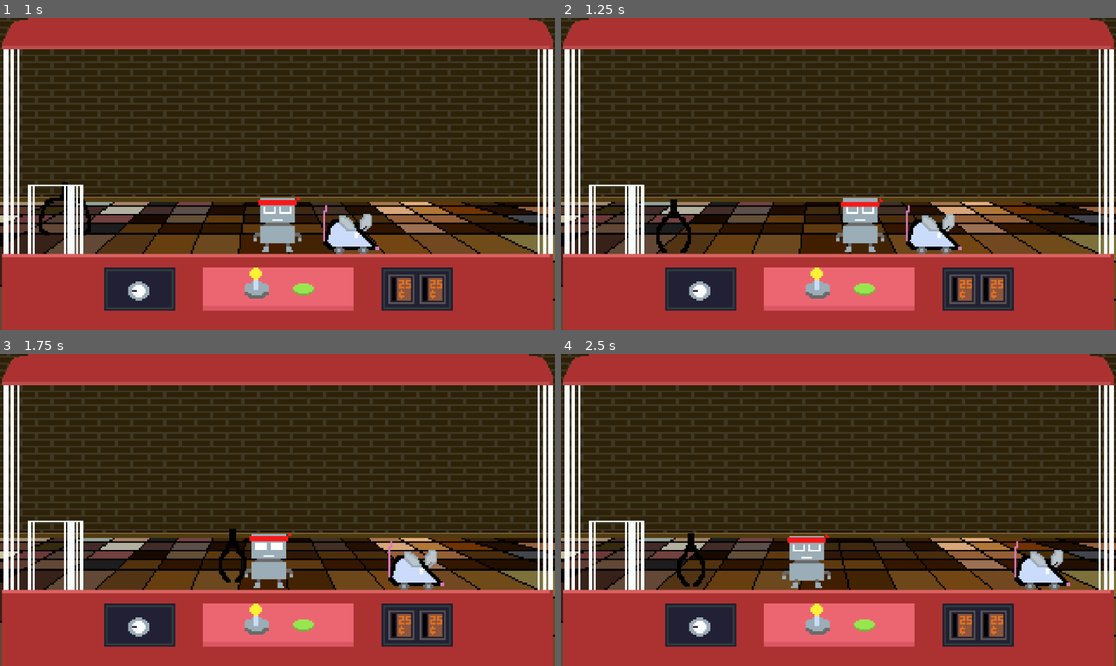
Above: before the commit, frames 1-4 (two rows, left to right).
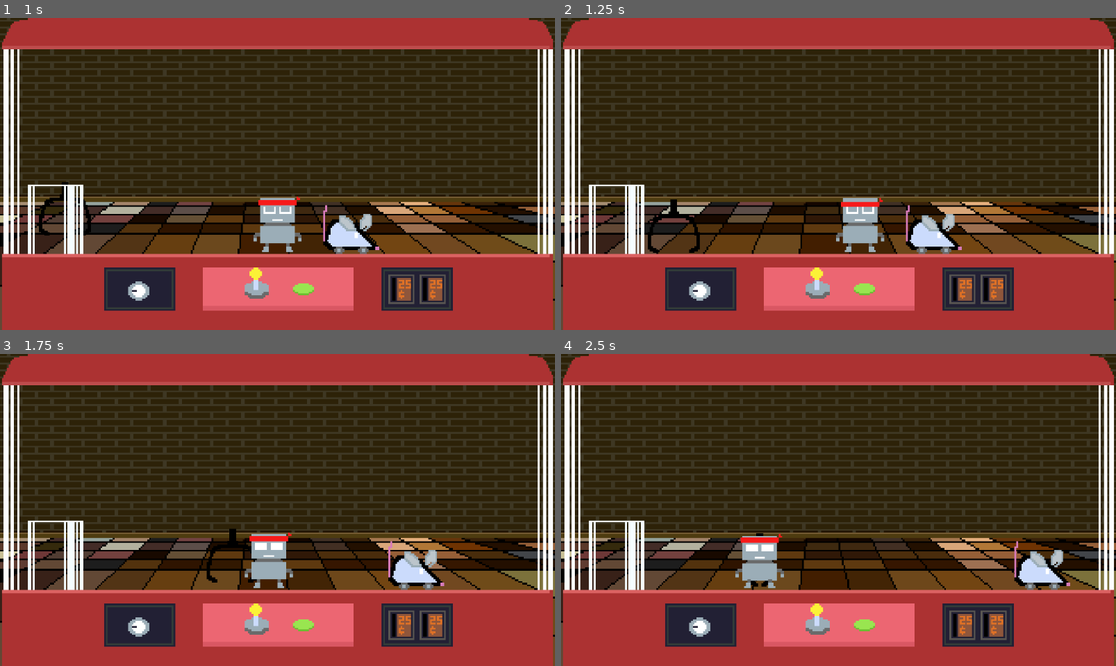
Above: after the commit, the same moments.

Repository: Jossulus/gamedevjs-jam
Game: Godot game, scene res://Scenes/game.tscn
Same seed, same stepped clock (60 frames per second), same inputs: the game is played once before the commit and once after it.
Inputs (mouse positions are in pixels of both pictures, inside the frame that each line leads up to):
- Up to frame 1 (1 s): move the mouse to (399, 158) at 0.52 s; hold D (claw_right) from 0.53 s (still down); click (399, 158) at 0.6 s; tap W (claw_up) at 0.77 s
- Up to frame 2 (1.25 s): keep holding D (claw_right)
- Up to frame 3 (1.75 s): keep holding D (claw_right); move the mouse to (166, 525) at 1.27 s; click (166, 525) at 1.35 s; tap W (claw_up) at 1.52 s
- Up to frame 4 (2.5 s): move the mouse to (894, 441) at 2.02 s; release D (claw_right) at 2.03 s; hold A (claw_left) from 2.03 s (still down); click (894, 441) at 2.1 s

Frame 1 is identical in both runs. In frame 2, 0.4% of the frame differs, in the area x 15-26%, y 63-76%; in frame 3, 0.3%; in frame 4, 2.3%, in the area x 20-49%, y 57-76%.

Commit message:
claw can always grab when not at the top

Diff:
--- a/gamedev.js-entry/Objects/Claw/claw.gd
+++ b/gamedev.js-entry/Objects/Claw/claw.gd
@@ -57,8 +57,7 @@
 func change_input(new_input : INPUT) -> void:
 	match input:
 		INPUT.UP:
-			if new_input == INPUT.FREE:
-				claw_sprite.play('open')
+			pass
 	input = new_input
 	match input:
 		INPUT.IDLE:
@@ -130,7 +129,6 @@
 
 func handle_down() -> void:
 	if position.y >= ground_position_marker.position.y:
-		claw_sprite.play('close')
 		velocity += push_velocity
 		change_input(INPUT.UP)
 
@@ -154,7 +152,7 @@
 
 
 func grab(item : Node2D) -> void:
-	if not input == INPUT.DOWN: return
+	if not (input == INPUT.DOWN or input == INPUT.UP): return
 	if not item is Item: return
 	if not item.is_grabable: return
 	if grabbed_item: return
